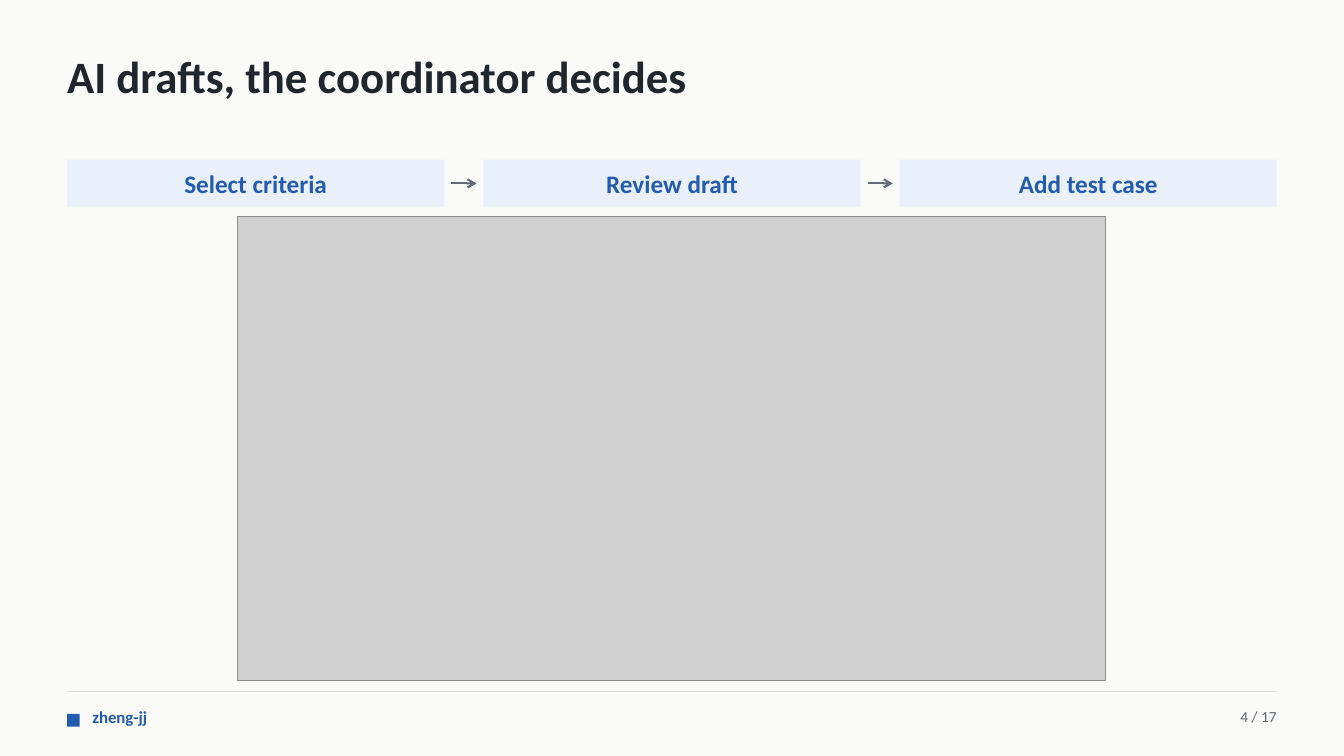
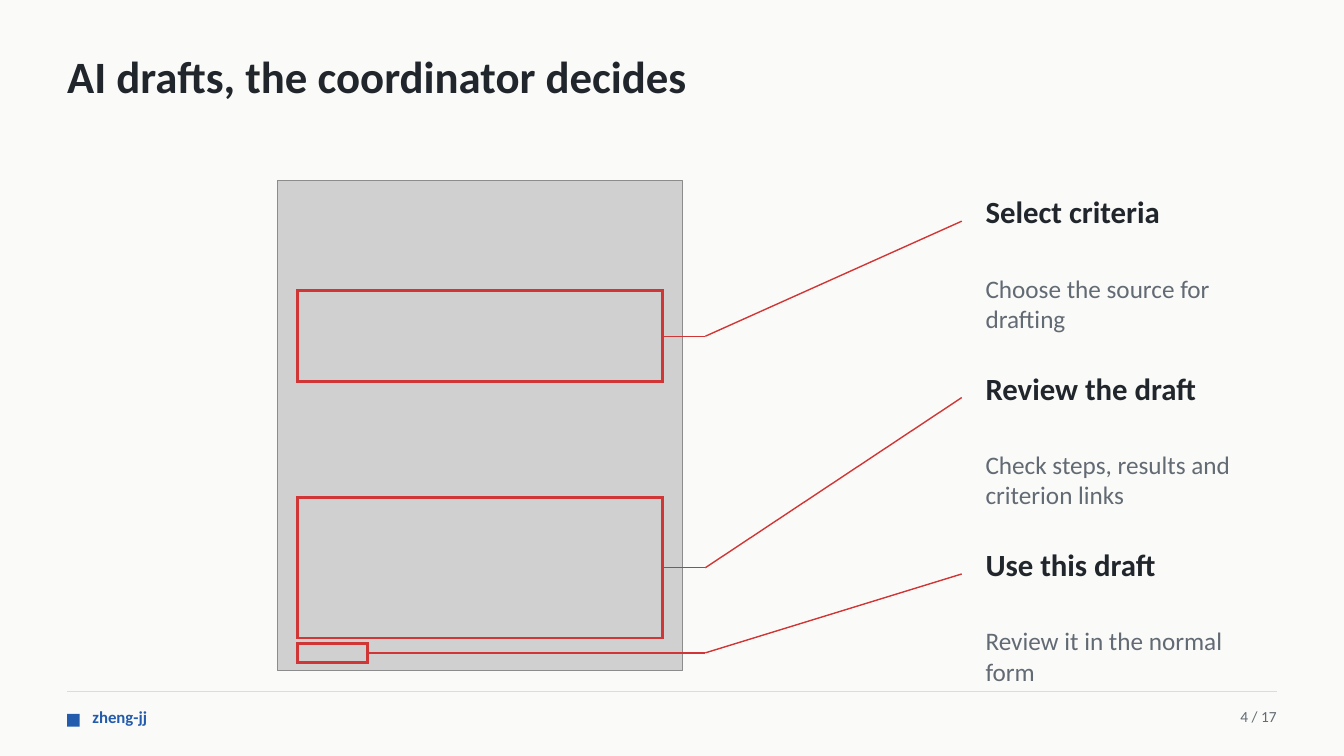
Before and after one commit to CS3227-2610-MP4-Relay/CS3227-2610-MP4, a slide deck: slide 4 of presentations/Relay-MP4.pptx. Drawn at 1344x756 pixels with LibreOffice and Linux fonts; fonts in the diff are those of the drawing; grey boxes stand for pictures. Boxes give left, top, right and bottom in pixels: in the first picture for what was removed or moved away, otherwise in the second. Text is boxed around its words. In the diff, an @@ line names an element or a change of style, - is before the commit and + after.

```diff
--- a/presentations/Relay-MP4.pptx
+++ b/presentations/Relay-MP4.pptx
@@ rectangle removed at bbox=[484, 159, 861, 207] @@
-Review draft
@@ rectangle removed at bbox=[900, 159, 1277, 207] @@
-Add test case
@@ picture: place and size @@
-picture at bbox=[238, 217, 1106, 681]
+picture at bbox=[277, 180, 683, 670]
@@ arrow removed from (452, 184) to (477, 184) @@
@@ arrow removed from (868, 184) to (893, 184) @@
@@ text "Select criteria": place and size @@
-text "Select criteria" at bbox=[68, 159, 445, 207]
+text "Select criteria" at bbox=[986, 201, 1160, 224]
@@ text "Select criteria" at bbox=[986, 201, 1160, 224]: size 18 to 22 pt, text colour #235CAD to #20262B; alignment centre to left; vertical alignment middle to top; fill #EAF0FA to none @@
@@ line added from (706, 337) to (962, 221), #D13636 1 pt @@
@@ rectangle added at bbox=[297, 291, 662, 382], outline #D13636 2 pt @@
@@ text added at bbox=[986, 280, 1209, 333], 18 pt, text #626A73 @@
+Choose the source for drafting
@@ line added from (662, 337) to (706, 337), #D13636 1 pt @@
@@ text added at bbox=[986, 378, 1196, 401], 22 pt, text #20262B, bold @@
+Review the draft
@@ line added from (706, 568) to (962, 397), #D13636 1 pt @@
@@ text added at bbox=[986, 456, 1230, 504], 18 pt, text #626A73 @@
+Check steps, results and criterion links
@@ rectangle added at bbox=[297, 497, 662, 638], outline #D13636 2 pt @@
@@ line added from (662, 568) to (706, 568), #D13636 1 pt @@
@@ text added at bbox=[986, 554, 1155, 577], 22 pt, text #20262B, bold @@
+Use this draft
@@ line added from (706, 653) to (962, 574), #D13636 1 pt @@
@@ rectangle added at bbox=[297, 643, 368, 662], outline #D13636 2 pt @@
@@ line added from (368, 653) to (706, 653), #D13636 1 pt @@
@@ text added at bbox=[986, 632, 1222, 681], 18 pt, text #626A73 @@
+Review it in the normal form
```
Also in this commit, not shown: 3 other slides changed, 3 other files.
